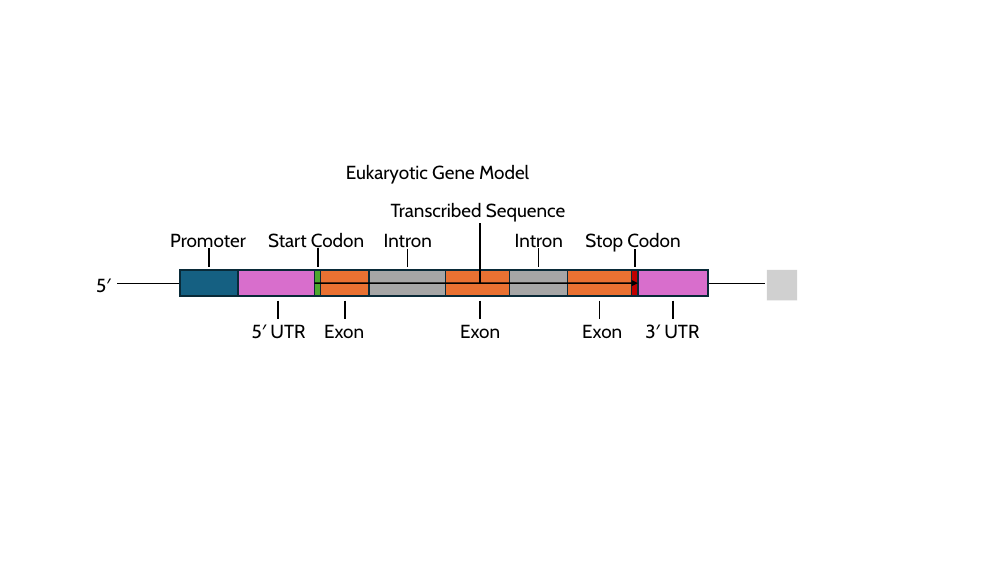
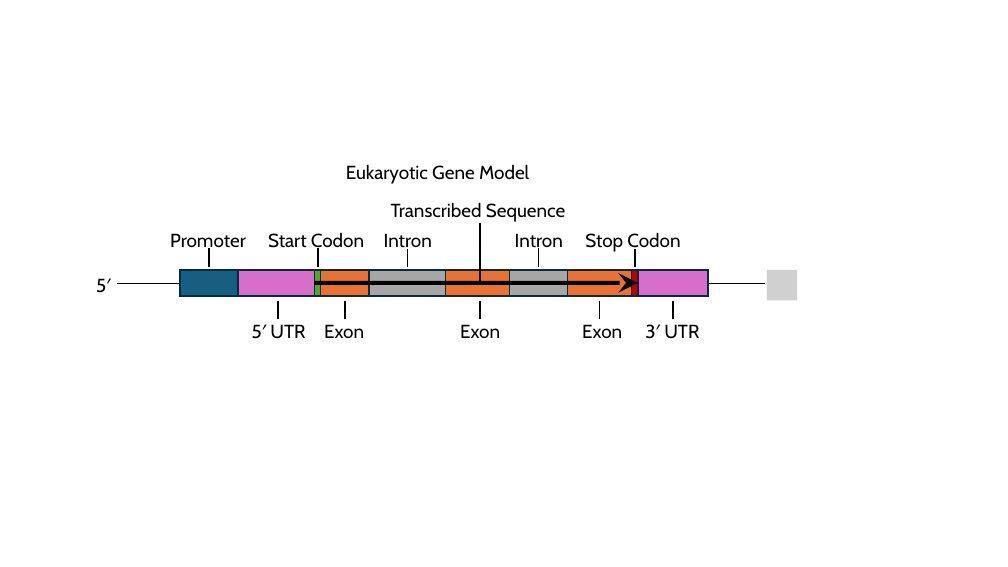
Before and after one commit to cbe453/masters, a slide deck: slide 1 of working-thesis/figures/gene-model-fig-msc.pptx. Drawn at 1008x567 pixels with LibreOffice and Linux fonts; fonts in the diff are those of the drawing; grey boxes stand for pictures. Boxes give left, top, right and bottom in pixels: in the first picture for what was removed or moved away, otherwise in the second. Text is boxed around its words. In the diff, an @@ line names an element or a change of style, - is before the commit and + after.

```diff
--- a/working-thesis/figures/gene-model-fig-msc.pptx
+++ b/working-thesis/figures/gene-model-fig-msc.pptx
@@ arrow (315, 283) - (638, 283): stroke #000000 1.5 pt to #000000 3.75 pt; arrowheads changed @@
```
Also in this commit, not shown: 33 other files.
